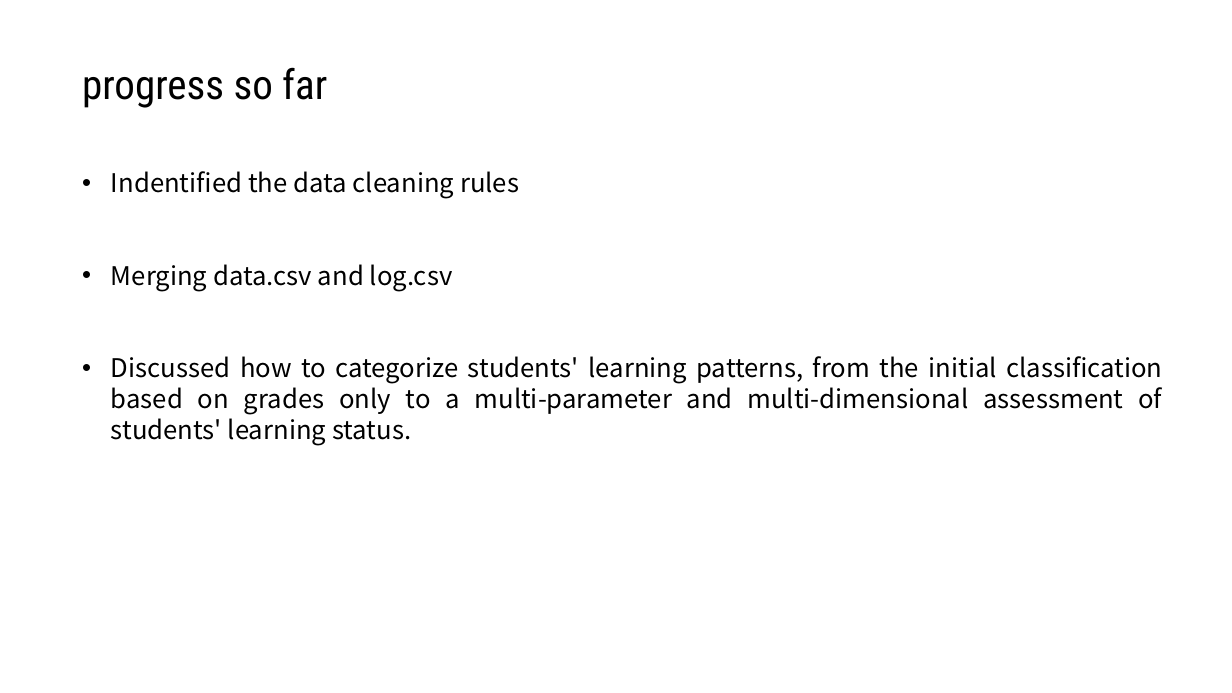
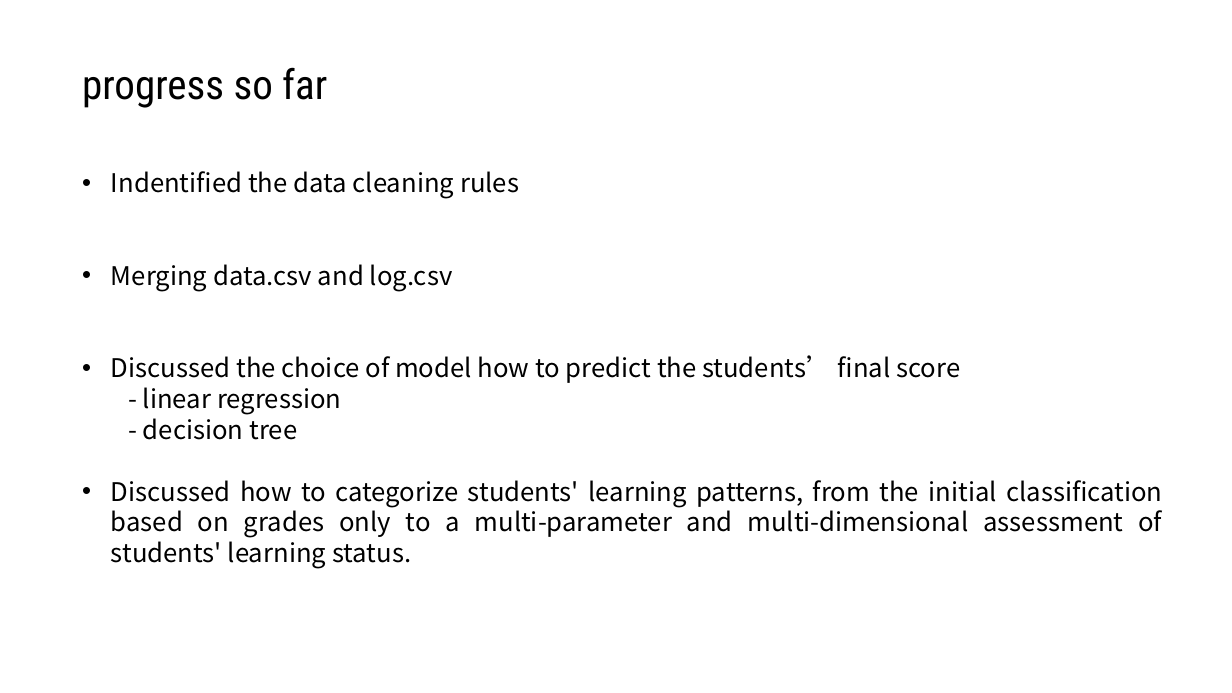
Before and after one commit to thomasabrina/ML_analyze_student_activities, a slide deck: slide 6 of Slides/T20.pptx. Drawn at 1232x693 pixels with LibreOffice and Linux fonts; fonts in the diff are those of the drawing; background and template pictures are left out. Boxes give left, top, right and bottom in pixels: in the first picture for what was removed or moved away, otherwise in the second. Text is boxed around its words. In the diff, an @@ line names an element or a change of style, - is before the commit and + after.

Commit message:
update slide

```diff
--- a/Slides/T20.pptx
+++ b/Slides/T20.pptx
@@ text at (x1=111, y1=355, x2=960, y2=440): paragraphs added @@
+• Discussed the choice of model how to predict the students’ final score
+- linear regression
+- decision tree
```
Also in this commit, not shown: 1 other slide changed.
